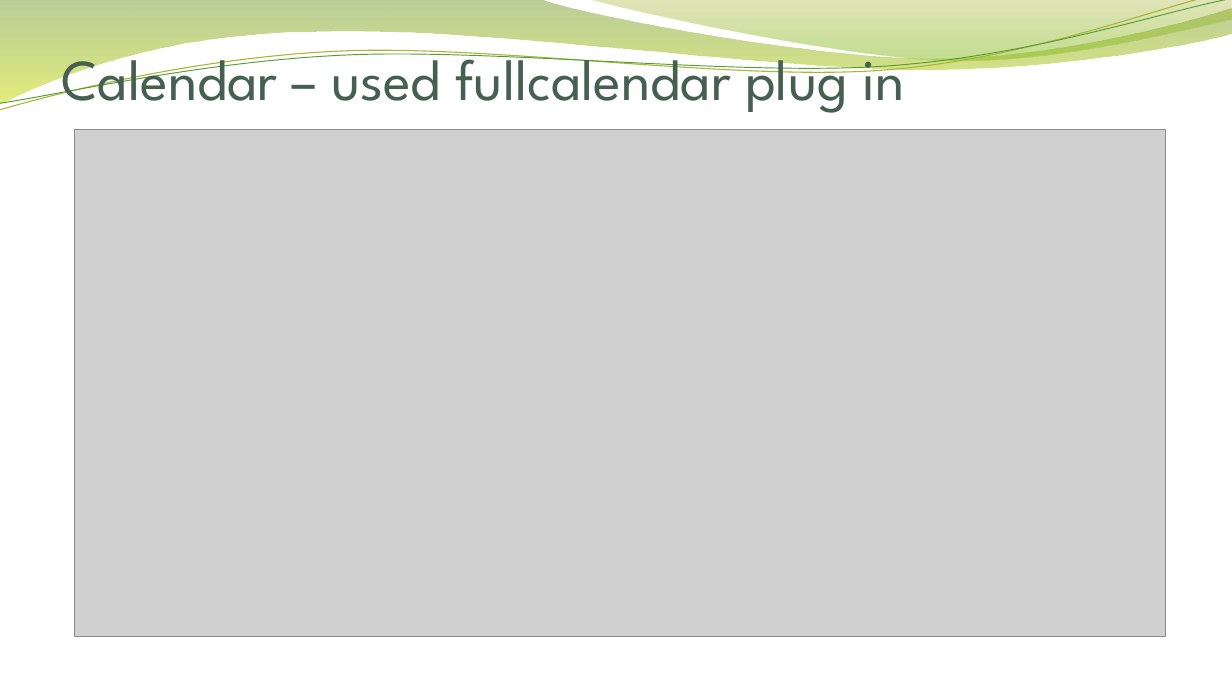
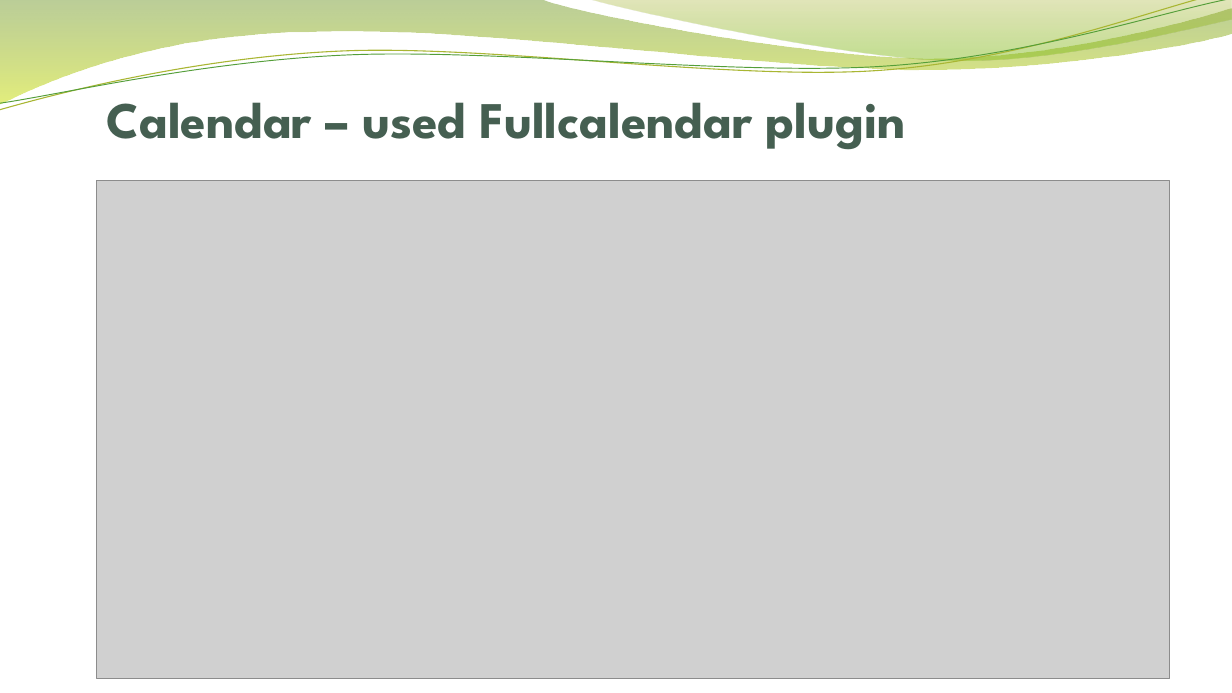
Before and after one commit to QianGaoProject/php, a slide deck: slide 5 of presentation/easy move_DF.pptx. Drawn at 1232x693 pixels with LibreOffice and Linux fonts; fonts in the diff are those of the drawing; grey boxes stand for pictures; background and template pictures are left out. Boxes give left, top, right and bottom in pixels: in the first picture for what was removed or moved away, otherwise in the second. Text is boxed around its words. In the diff, an @@ line names an element or a change of style, - is before the commit and + after.

```diff
--- a/presentation/easy move_DF.pptx
+++ b/presentation/easy move_DF.pptx
@@ title at (106, 102, 906, 150): text changed; size 45 to 40 pt; bold on @@
-Calendar – used fullcalendar plug in
+Calendar – used Fullcalendar plugin
@@ picture: place and size @@
-picture at (75, 130, 1165, 637)
+picture at (97, 181, 1170, 679)
```
Also in this commit, not shown: 9 other slides changed, 4 other files.
